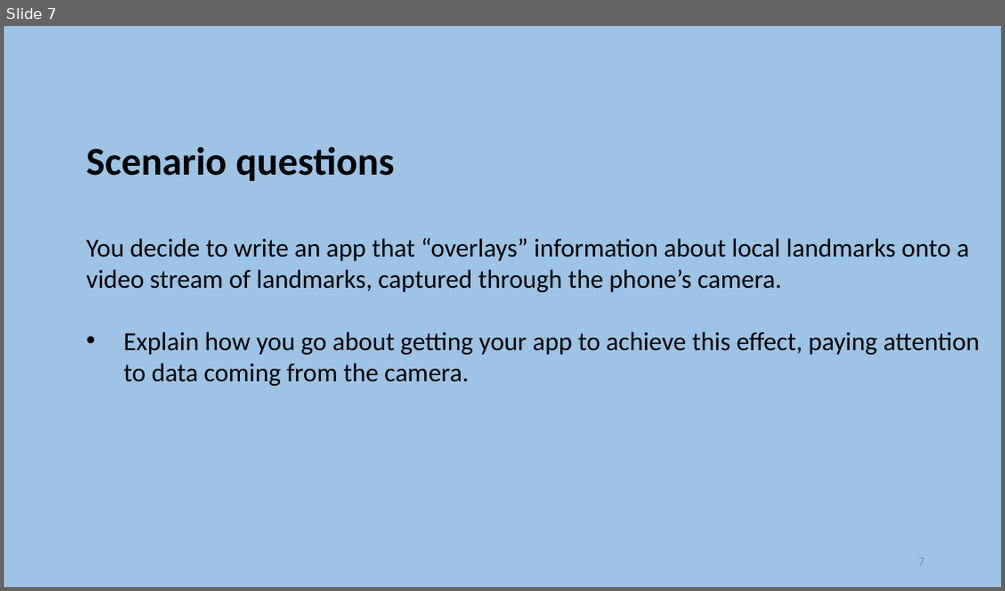
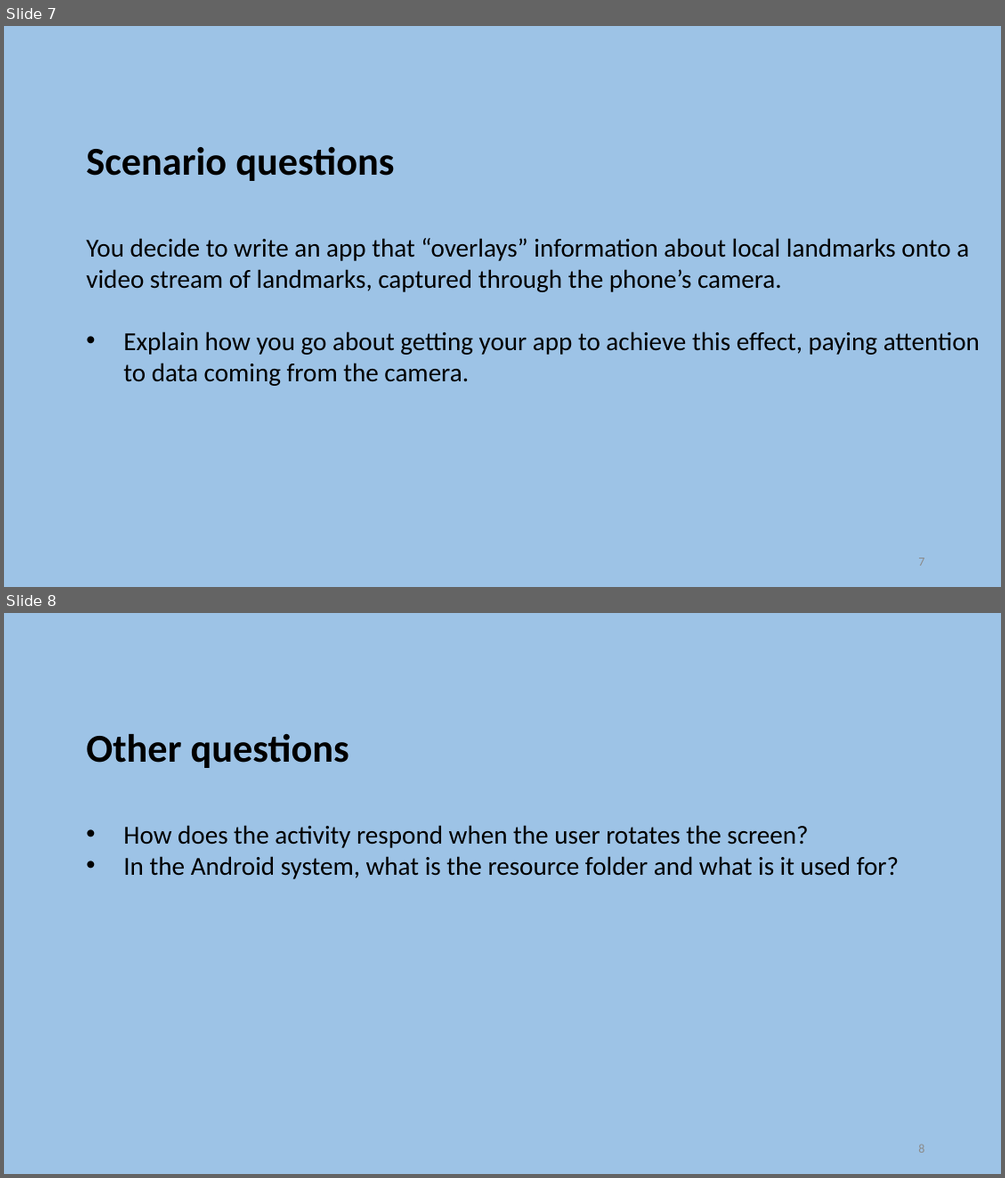
Before and after one commit to szetko/course-materials, a slide deck: Mobile/Exam Preparation/Exam Preparation.pptx. Shown one above the other, each under a label of ours: slide 7 before the commit, slides 7 and 8 after it. The pictures are 1005x591 and 1005x1178 pixels, drawn with LibreOffice and Linux fonts; fonts in the diff are those of the drawing. Boxes give left, top, right and bottom in pixels: in the first picture for what was removed or moved away, otherwise in the second. Text is boxed around its words. In the diff, an @@ line names an element or a change of style, - is before the commit and + after.

Commit message:
Update mobile exam slides

```diff
--- a/Mobile/Exam Preparation/Exam Preparation.pptx
+++ b/Mobile/Exam Preparation/Exam Preparation.pptx
@@ slide 8 added at box(4, 613, 1001, 1174), background #9DC3E6 @@
@@ text added at box(86, 734, 898, 879), 25 pt, text #000000 @@
+Other questions
+    • How does the activity respond when the user rotates the screen?
+    • In the Android system, what is the resource folder and what is it used for?
@@ page number added at box(918, 1143, 924, 1152), 12 pt, text #8C8C8C @@
+8
```
